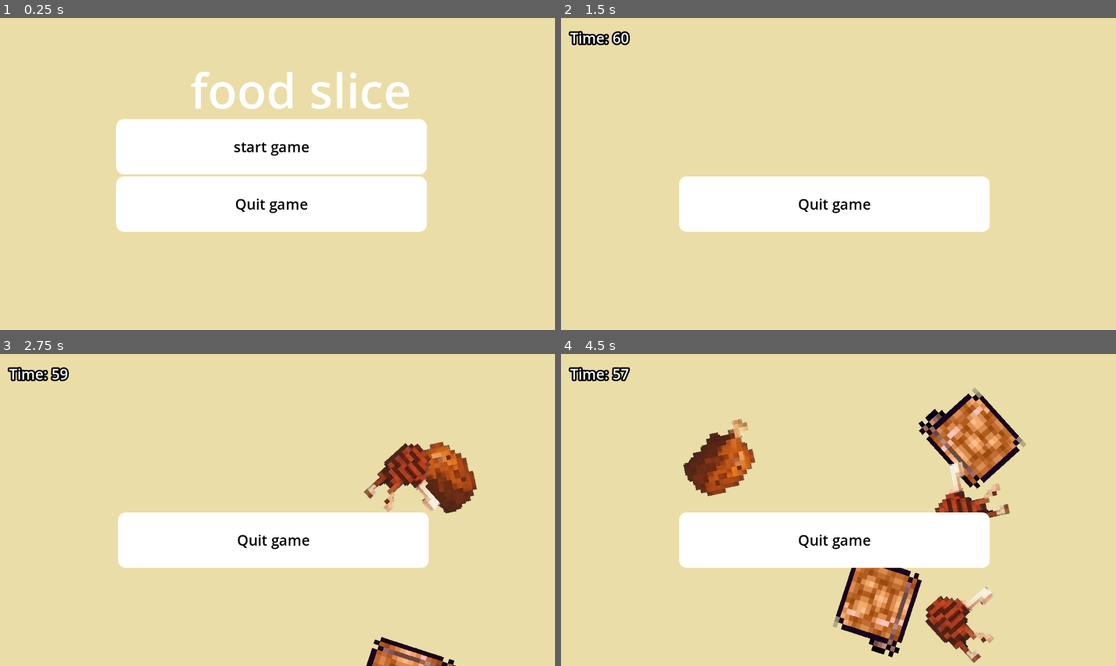
Above: before the commit, frames 1-4 (two rows, left to right).
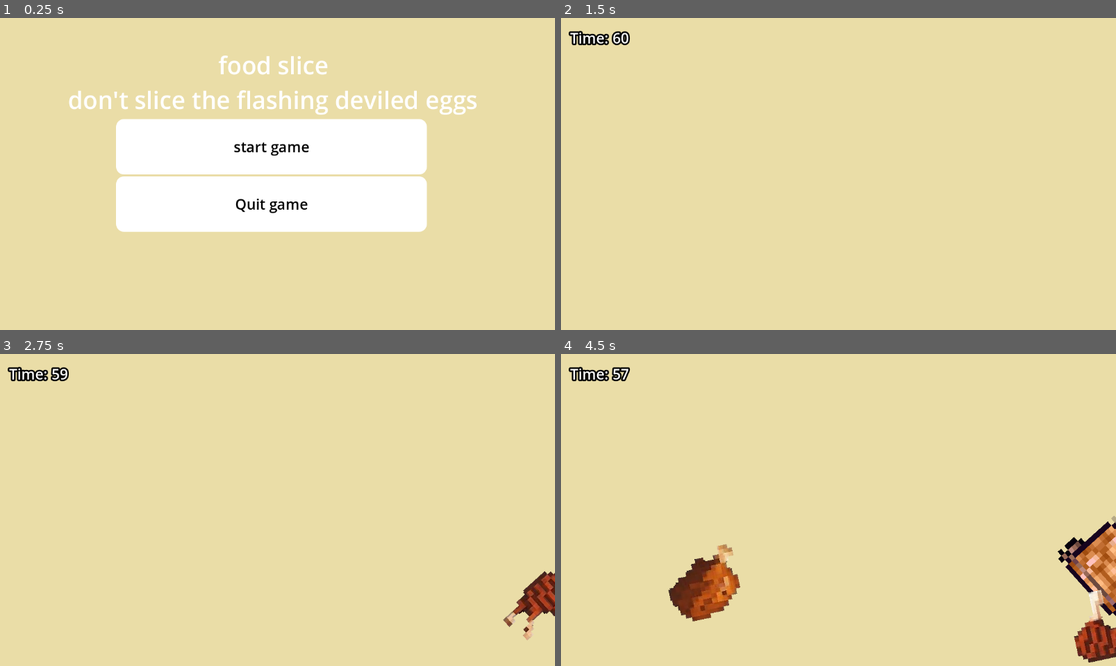
Above: after the commit, the same moments.

Repository: haybea16-beep/desktop-tutorial
Game: Godot game, scene res://main_menu.tscn
Same seed, same stepped clock (60 frames per second), same inputs: the game is played once before the commit and once after it. This scene is started directly instead of the project's main scene.
Inputs (mouse positions are in pixels of both pictures, inside the frame that each line leads up to):
- Up to frame 1 (0.25 s): no input
- Up to frame 2 (1.5 s): click "start game" at 0.5 s; click "start game" at 1.25 s
- Up to frame 3 (2.75 s): move the mouse to (249, 572) at 2.02 s; click (249, 572) at 2.17 s
- Up to frame 4 (4.5 s): move the mouse to (1005, 556) at 2.77 s; click (1005, 556) at 2.92 s; move the mouse to (672, 463) at 3.52 s; click (672, 463) at 3.67 s; move the mouse to (866, 510) at 4.27 s; click (866, 510) at 4.42 s

The runs differ from the first frame. In frame 1, 3.0% of the frame differs, in the area x 12-86%, y 12-31%; in frame 2, 9.9%; in frame 3, 14%; in frame 4, 24%, in the area x 19-100%, y 10-100%.

Commit message:
19/8 stable

Diff:
--- a/new-game-project/food-pack-3/slop.gd
+++ b/new-game-project/food-pack-3/slop.gd
@@ -14,7 +14,7 @@
 	rotation_degrees += rotation_speed * delta
 
 
-func _on_area_2_dside_area_entered(area: Area2D) -> void:
+func _on_area_2_dside_area_entered(area: Area2D):
 	if area.is_in_group("slash") and hit == false:
 		hit = true
 		$wholesprite.visible = false
@@ -28,7 +28,7 @@
 		rotation_speed = 0
 		$"..".score += 1
 
-func _on_area_2_dmiddle_area_entered(area: Area2D) -> void:
+func _on_area_2_dmiddle_area_entered(area: Area2D):
 	if area.is_in_group("slash") and hit == false:
 		hit = true
 		$wholesprite.visible = false
@@ -43,7 +43,7 @@
 		$"..".score += 1
 
 
-func _on_area_2_drights_area_entered(area: Area2D) -> void:
+func _on_area_2_drights_area_entered(area: Area2D):
 	if area.is_in_group("slash") and hit == false:
 		hit = true
 		$wholesprite.visible = false
@@ -52,13 +52,13 @@
 		$slicedrightslash/half2.gravity = 100.0
 		var fruit_speed = 1000
 		$slicedrightslash/half1.velocity = Vector2.UP.rotated($slicedrightslash/half1.global_rotation + deg_to_rad(-45)) * fruit_speed
-		$slicedrightslash/half2.velocity = Vector2.DOWN	.rotated($slicedrightslash/half2.global_rotation + deg_to_rad(-45)) * fruit_speed
+		$slicedrightslash/half2.velocity = Vector2.DOWN.rotated($slicedrightslash/half2.global_rotation + deg_to_rad(-45)) * fruit_speed
 		$Timer.start()
 		rotation_speed = 0
 		$"..".score += 1
 
 
-func _on_area_2_dlefts_area_entered(area: Area2D) -> void:
+func _on_area_2_dlefts_area_entered(area: Area2D):
 	if area.is_in_group("slash") and hit == false:
 		hit = true
 		$wholesprite.visible = false
@@ -73,5 +73,5 @@
 		$"..".score += 1
 
 
-func _on_timer_timeout() -> void:
+func _on_timer_timeout():
 	queue_free()
--- a/new-game-project/level_1.tscn
+++ b/new-game-project/level_1.tscn
@@ -105,16 +105,16 @@
 
 [node name="ingameui" type="CanvasLayer" parent="."]
 
-[node name="Button2" type="Button" parent="ingameui"]
-offset_left = 245.0
-offset_top = 329.0
-offset_right = 890.0
-offset_bottom = 444.0
+[node name="Button2" type="Button" parent="."]
+offset_left = 1480.0
+offset_top = 5.0
+offset_right = 1702.0
+offset_bottom = 82.0
 size_flags_vertical = 3
 theme_override_colors/font_color = Color(0, 0, 0, 1)
 theme_override_font_sizes/font_size = 30
 theme_override_styles/normal = SubResource("StyleBoxFlat_hbghi")
-text = "Quit game"
+text = "restart game"
 
 [node name="main" type="Node2D" parent="."]
 script = ExtResource("1_hbghi")
@@ -131,22 +131,22 @@
 script = ExtResource("1_3hls8")
 
 [node name="cannon1" type="Node2D" parent="main/cannons"]
-position = Vector2(107, 928)
+position = Vector2(7, 1188)
 
 [node name="cannon2" type="Node2D" parent="main/cannons"]
-position = Vector2(314, 771)
+position = Vector2(283, 1031)
 
 [node name="cannon3" type="Node2D" parent="main/cannons"]
-position = Vector2(654, 942)
+position = Vector2(730, 1199)
 
 [node name="cannon4" type="Node2D" parent="main/cannons"]
-position = Vector2(843, 765)
+position = Vector2(1132, 1031)
 
 [node name="cannon5" type="Node2D" parent="main/cannons"]
-position = Vector2(1115, 924)
+position = Vector2(1479, 1218)
 
 [node name="cannon6" type="Node2D" parent="main/cannons"]
-position = Vector2(1303, 270)
+position = Vector2(1773, 270)
 
 [node name="cannon7" type="Node2D" parent="main/cannons"]
 position = Vector2(-162, 305)
@@ -195,14 +195,30 @@
 anchor_top = 0.5
 anchor_right = 0.5
 anchor_bottom = 0.5
-offset_left = -236.0
-offset_top = -276.0
-offset_right = 232.0
-offset_bottom = -139.0
+offset_left = -208.0
+offset_top = -309.0
+offset_right = 260.0
+offset_bottom = -172.0
 grow_horizontal = 2
 grow_vertical = 2
 theme_override_font_sizes/font_size = 100
 text = "food slice"
+
+[node name="Label2" type="Label" parent="main/start screen"]
+anchors_preset = 8
+anchor_left = 0.5
+anchor_top = 0.5
+anchor_right = 0.5
+anchor_bottom = 0.5
+offset_left = -216.0
+offset_top = -186.0
+offset_right = 404.0
+offset_bottom = -49.0
+grow_horizontal = 2
+grow_vertical = 2
+theme_override_colors/font_color = Color(0, 0, 0, 1)
+theme_override_font_sizes/font_size = 30
+text = "make sure you are on full screen"
 
 [node name="main_menu" type="Control" parent="main/start screen"]
 layout_mode = 3
@@ -218,10 +234,10 @@
 anchor_top = -0.648
 anchor_right = 1.276
 anchor_bottom = 1.0
-offset_left = 229.0
-offset_top = 222.92
-offset_right = 754.056
-offset_bottom = 391.0
+offset_left = 447.0
+offset_top = 351.92
+offset_right = 1139.06
+offset_bottom = 503.0
 grow_horizontal = 2
 grow_vertical = 2
 
@@ -235,7 +251,7 @@
 
 [node name="game over screen" type="CanvasLayer" parent="main"]
 
-[connection signal="pressed" from="ingameui/Button2" to="main" method="_on_button_2_pressed"]
+[connection signal="pressed" from="Button2" to="main" method="_on_button_2_pressed"]
 [connection signal="timeout" from="main/cannons/Timer" to="main/cannons" method="_on_timer_timeout"]
 [connection signal="timeout" from="main/Timergame length" to="main" method="_on_timergame_length_timeout"]
 [connection signal="pressed" from="main/start screen/main_menu/VBoxContainer/Button" to="main" method="_on_button_pressed"]
--- a/new-game-project/main.gd
+++ b/new-game-project/main.gd
@@ -5,7 +5,7 @@
 var max_trail_points = 5
 var point_distance_threshold = 2.0
 var mouse_still_timer = 0.0
-var mouse_still_timeout = 0.2
+var mouse_still_timeout = 0.25
 var last_mouse_pos: Vector2 = Vector2.INF
 
 var game_is_on = false
@@ -28,7 +28,7 @@
 		if last_mouse_pos != Vector2.INF and current_mouse_pos.distance_to(last_mouse_pos) > 0.1:
 			mouse_still_timer = 0.0
 		else:
-			mouse_still_timeout += delta
+			mouse_still_timer += delta
 
 		if mouse_trail_line.get_point_count() == 0 or \
 		   mouse_trail_line.get_point_position(mouse_trail_line.get_point_count() - 1).distance_to(current_mouse_pos) > point_distance_threshold:
@@ -43,9 +43,8 @@
 			last_mouse_pos = Vector2.INF
 	else:
 		mouse_trail_line.clear_points()
-		mouse_trail_line.clear_points()
+		mouse_still_timer = 0.0
 		last_mouse_pos = Vector2.INF
-	$Area2Dslash/CollisionShape2D.disabled = true
 
 	last_mouse_pos = current_mouse_pos
 
--- a/new-game-project/main_menu.tscn
+++ b/new-game-project/main_menu.tscn
@@ -54,14 +54,15 @@
 anchor_top = 0.5
 anchor_right = 0.5
 anchor_bottom = 0.5
-offset_left = 336.0
-offset_top = 48.0
-offset_right = 804.0
-offset_bottom = 185.0
+offset_left = 82.0
+offset_top = 30.0
+offset_right = 933.0
+offset_bottom = 171.0
 grow_horizontal = 2
 grow_vertical = 2
-theme_override_font_sizes/font_size = 100
-text = "food slice"
+theme_override_font_sizes/font_size = 50
+text = "                        food slice
+don't slice the flashing deviled eggs"
 
 [connection signal="pressed" from="VBoxContainer/Button" to="." method="_on_start_pressed"]
 [connection signal="pressed" from="VBoxContainer/Button2" to="." method="_on_quit_pressed"]
--- a/new-game-project/project.godot
+++ b/new-game-project/project.godot
@@ -11,7 +11,7 @@
 [application]
 
 config/name="New Game Project"
-run/main_scene="uid://btglb0xjn3dqq"
+run/main_scene="uid://bvooprthn5tk0"
 config/features=PackedStringArray("4.4", "Mobile")
 config/icon="res://icon.svg"
 
Binary file added: new-game-project/builder/builder1/index.apple-touch-icon.png
Not shown, added: new-game-project/builder/builder1/index.apple-touch-icon.png.import
Binary file added: new-game-project/builder/builder1/index.icon.png
Not shown, added: new-game-project/builder/builder1/index.icon.png.import
Binary file added: new-game-project/builder/builder1/index.png
Not shown, added: new-game-project/builder/builder1/index.png.import
Not shown, changed: new-game-project/export_presets.cfg
Not shown, added: new-game-project/builder/builder1/Thumbs.db
Not shown, added: new-game-project/builder/builder1/index.audio.position.worklet.js
Not shown, added: new-game-project/builder/builder1/index.audio.worklet.js
Not shown, added: new-game-project/builder/builder1/index.html
Not shown, added: new-game-project/builder/builder1/index.icon.png.zip
(and 5 more such lines)
